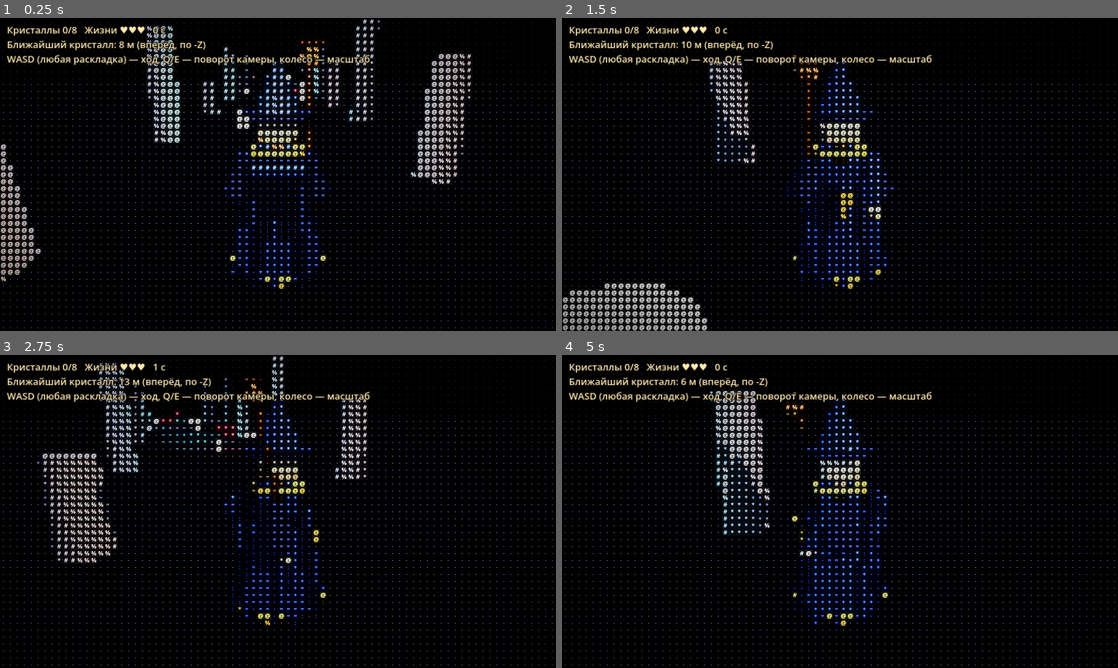
Above: before the commit, frames 1-4 (two rows, left to right).
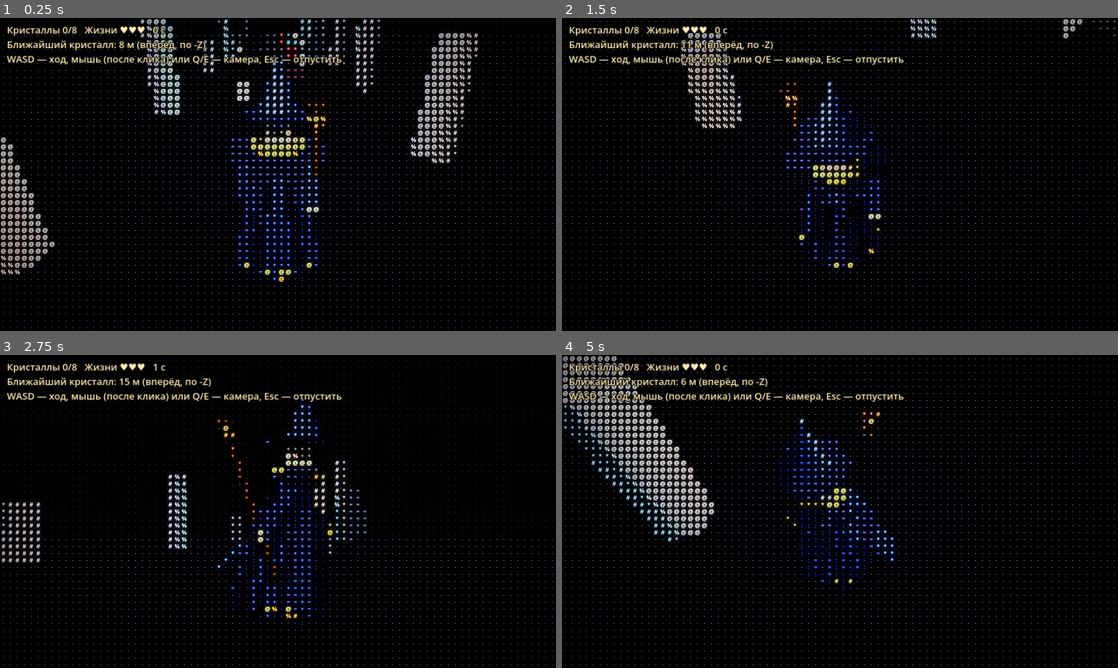
Above: after the commit, the same moments.

Repository: arteick/proxy-test
Game: Godot game, scene res://main.tscn
Same seed, same stepped clock (60 frames per second), same inputs: the game is played once before the commit and once after it.
Inputs (mouse positions are in pixels of both pictures, inside the frame that each line leads up to):
- Up to frame 1 (0.25 s): no input
- Up to frame 2 (1.5 s): tap Enter at 0.5 s; move the mouse to (962, 158) at 0.52 s; hold D 0.53-1.28 s; hold E 0.53-1.28 s; click (962, 158) at 0.67 s; move the mouse to (728, 190) at 1.27 s; hold S from 1.28 s (still down); tap R at 1.35 s; click (728, 190) at 1.42 s
- Up to frame 3 (2.75 s): tap E at 1.55, 2.3 s; move the mouse to (333, 442) at 2.02 s; release S at 2.03 s; hold D from 2.03 s (still down); hold Q from 2.03 s (still down); click (333, 442) at 2.17 s
- Up to frame 4 (5 s): move the mouse to (812, 574) at 2.77 s; release D at 2.78 s; release Q at 2.78 s; hold W 2.78-3.53 s; tap E at 2.85, 4.55 s; click (812, 574) at 2.92 s; move the mouse to (1006, 558) at 3.52 s; hold E 3.53-4.28 s; hold A from 3.53 s (still down); click (1006, 558) at 3.67 s; tap Escape at 4.15 s; move the mouse to (673, 464) at 4.27 s; tap R at 4.35 s; click (673, 464) at 4.42 s

The runs differ from the first frame. In frame 1, 5.9% of the frame differs, in the area x 0-100%, y 0-87%; in frame 2, 7.6%; in frame 3, 8.3%; in frame 4, 8.6%.

Commit message:
Чат: движения мага, посох-опора, плащ-шлейф, камера мышью
Co-Authored-By: Claude Sonnet 5.5 <noreply@anthropic.com>
Claude-Session: https://claude.ai/code/session_018124jEp384KyBVeNmUCPHx

Diff:
--- a/godot/scripts/move.gd
+++ b/godot/scripts/move.gd
@@ -20,3 +20,9 @@
 
 static func step(pos: Vector3, dir: Vector3, speed: float, dt: float, hero_r: float, colliders: Array) -> Vector3:
 	return resolve(pos + dir * speed * dt, hero_r, colliders)
+
+# Поворот камеры от движения мыши: rel — сдвиг в пикселях, pitch ограничен, чтобы камера не уходила под землю и за зенит.
+const PITCH_MIN := -0.15
+const PITCH_MAX := 1.2
+static func look(yaw: float, pitch: float, rel: Vector2, sens: float) -> Vector2:
+	return Vector2(yaw - rel.x * sens, clampf(pitch + rel.y * sens, PITCH_MIN, PITCH_MAX))
--- a/godot/scripts/world.gd
+++ b/godot/scripts/world.gd
@@ -7,6 +7,9 @@
 const FAR := 60.0
 const SPEED := 5.0
 const HERO_R := 0.45
+const CAPE_SEGS := 4
+const CAPE_LEN := 0.42
+const MOUSE_SENS := 0.004
 
 var colliders: Array = []
 var yaw := 0.0
@@ -15,6 +18,14 @@
 var cam: Camera3D
 var key: OmniLight3D
 var hero := Node3D.new()
+var body := Node3D.new()
+var staff := Node3D.new()
+var cape_segs: Array = []
+var cape_lag := 0.0
+var step_phase := 0.0
+var amp := 0.0
+var prev_face := 0.0
+var pitch := 0.45
 var arm_l := Node3D.new(); var arm_r := Node3D.new()
 var leg_l := Node3D.new(); var leg_r := Node3D.new()
 var zoom := 1.0
@@ -135,9 +146,16 @@
 		mi.add_child(l)
 		enemy_nodes.append(mi)
 
+func _box(size: Vector3) -> BoxMesh:
+	var b := BoxMesh.new()
+	b.size = size
+	return b
+
 func _build_hero() -> void:
-	# маг: синяя мантия, остроконечная шляпа, посох в коричневых тонах
+	# маг: угловатый силуэт (плечи, прямоугольные конечности), синяя мантия, шляпа, посох в коричневых тонах.
+	# body — всё, что наклоняется и покачивается при ходьбе; ноги остаются на земле.
 	add_child(hero)
+	hero.add_child(body)
 	var skin := _mat(Color("e8c9a0"), 0.7)
 	var robe := _mat(Color("2a4fc4"), 0.7)
 	var robe_dark := _mat(Color("1b2f7a"), 0.75)
@@ -145,71 +163,92 @@
 	var wood_dark := _mat(Color("4a2e15"), 0.9)
 	var wood_light := _mat(Color("8f6236"), 0.8)
 	var skirt := CylinderMesh.new(); skirt.top_radius = 0.3; skirt.bottom_radius = 0.62; skirt.height = 1.5
-	_mesh(skirt, robe, Vector3(0, 0.8, 0), hero)
-	var torso := CapsuleMesh.new(); torso.radius = 0.34; torso.height = 0.9
-	_mesh(torso, robe, Vector3(0, 1.6, 0), hero)
-	var belt := CylinderMesh.new(); belt.top_radius = 0.36; belt.bottom_radius = 0.36; belt.height = 0.1
-	_mesh(belt, wood_dark, Vector3(0, 1.3, 0), hero)
-	var head := SphereMesh.new(); head.radius = 0.3; head.height = 0.6
-	_mesh(head, skin, Vector3(0, 2.15, 0), hero)
+	skirt.radial_segments = 8
+	_mesh(skirt, robe, Vector3(0, 0.8, 0), body)
+	# торс: широкие плечи, узкая талия
+	_mesh(_box(Vector3(0.74, 0.5, 0.42)), robe, Vector3(0, 1.72, 0), body)
+	_mesh(_box(Vector3(0.52, 0.45, 0.36)), robe_dark, Vector3(0, 1.32, 0), body)
+	_mesh(_box(Vector3(0.56, 0.1, 0.4)), wood_dark, Vector3(0, 1.12, 0), body)
+	# голова: куб с носом и бородой
+	_mesh(_box(Vector3(0.38, 0.44, 0.38)), skin, Vector3(0, 2.18, 0), body)
+	_mesh(_box(Vector3(0.1, 0.12, 0.12)), skin, Vector3(0, 2.14, -0.24), body)
+	var beard := PrismMesh.new(); beard.size = Vector3(0.34, 0.4, 0.1)
+	var bd := _mesh(beard, _mat(Color("d8d8e0"), 0.9), Vector3(0, 1.95, -0.2), body)
+	bd.rotation.x = PI
 	var brim := CylinderMesh.new(); brim.top_radius = 0.5; brim.bottom_radius = 0.5; brim.height = 0.06
-	_mesh(brim, robe_dark, Vector3(0, 2.38, 0), hero)
-	var hat := CylinderMesh.new(); hat.top_radius = 0.0; hat.bottom_radius = 0.34; hat.height = 0.75
-	_mesh(hat, robe, Vector3(0, 2.78, 0), hero)
+	brim.radial_segments = 8
+	_mesh(brim, robe_dark, Vector3(0, 2.42, 0), body)
+	var hat := CylinderMesh.new(); hat.top_radius = 0.0; hat.bottom_radius = 0.32; hat.height = 0.8
+	hat.radial_segments = 6
+	var hat_mi := _mesh(hat, robe, Vector3(0, 2.84, 0), body)
+	hat_mi.rotation.x = 0.12
 	_build_robe_texture(robe, robe_dark)
 	var feet := _mat(Color("2b1d12"), 0.9)
-	for l in [[arm_l, robe, -0.45, 1.8], [arm_r, robe, 0.45, 1.8]]:
+	# руки: левая машет, правая держит посох
+	for l in [[arm_l, -0.5], [arm_r, 0.5]]:
 		var pivot: Node3D = l[0]
-		pivot.position = Vector3(l[2], l[3], 0)
-		hero.add_child(pivot)
-		var cap := CapsuleMesh.new(); cap.radius = 0.12; cap.height = 0.82
-		_mesh(cap, l[1], Vector3(0, -0.4, 0), pivot)
-		var hand := SphereMesh.new(); hand.radius = 0.1; hand.height = 0.2
-		_mesh(hand, skin, Vector3(0, -0.85, 0), pivot)
+		pivot.position = Vector3(l[1], 1.88, 0)
+		body.add_child(pivot)
+		_mesh(_box(Vector3(0.2, 0.8, 0.2)), robe, Vector3(0, -0.4, 0), pivot)
+		_mesh(_box(Vector3(0.14, 0.14, 0.14)), skin, Vector3(0, -0.85, 0), pivot)
 	for l in [[leg_l, -0.2], [leg_r, 0.2]]:
 		var pivot: Node3D = l[0]
-		pivot.position = Vector3(l[1], 0.3, 0)
+		pivot.position = Vector3(l[1], 0.5, 0)
 		hero.add_child(pivot)
-		var boot := CapsuleMesh.new(); boot.radius = 0.12; boot.height = 0.5
-		_mesh(boot, feet, Vector3(0, -0.1, 0), pivot)
-	# посох в правой руке: древко, утолщения и навершие
-	var shaft := CylinderMesh.new(); shaft.top_radius = 0.04; shaft.bottom_radius = 0.05; shaft.height = 2.6
-	_mesh(shaft, wood, Vector3(0, -0.1, -0.05), arm_r)
+		_mesh(_box(Vector3(0.2, 0.55, 0.24)), feet, Vector3(0, -0.22, 0), pivot)
+		_mesh(_box(Vector3(0.22, 0.12, 0.34)), feet, Vector3(0, -0.46, -0.05), pivot)
+	# посох в правой руке: pivot в кисти, наклон задаётся в _animate
+	arm_r.add_child(staff)
+	staff.position = Vector3(0, -0.85, 0)
+	var shaft := CylinderMesh.new(); shaft.top_radius = 0.04; shaft.bottom_radius = 0.05; shaft.height = 2.45
+	shaft.radial_segments = 6
+	_mesh(shaft, wood, Vector3(0, 0.225, 0), staff)
 	var knob := CylinderMesh.new(); knob.top_radius = 0.07; knob.bottom_radius = 0.07; knob.height = 0.12
-	_mesh(knob, wood_dark, Vector3(0, 0.55, -0.05), arm_r)
-	_mesh(knob, wood_dark, Vector3(0, -0.8, -0.05), arm_r)
+	knob.radial_segments = 6
+	_mesh(knob, wood_dark, Vector3(0, 0.7, 0), staff)
+	_mesh(knob, wood_dark, Vector3(0, -0.7, 0), staff)
 	var head_s := SphereMesh.new(); head_s.radius = 0.13; head_s.height = 0.26
-	_mesh(head_s, wood_light, Vector3(0, 1.28, -0.05), arm_r)
+	head_s.radial_segments = 8; head_s.rings = 4
+	_mesh(head_s, wood_light, Vector3(0, 1.35, 0), staff)
 	var claw := TorusMesh.new(); claw.inner_radius = 0.1; claw.outer_radius = 0.17
-	_mesh(claw, wood_dark, Vector3(0, 1.45, -0.05), arm_r)
+	claw.rings = 6; claw.ring_segments = 6
+	_mesh(claw, wood_dark, Vector3(0, 1.52, 0), staff)
 
 func _build_robe_texture(robe: Material, robe_dark: Material) -> void:
-	# «фактура» мантии объёмом: складки и подол вокруг корпуса, плащ сзади, воротник, широкие рукава.
+	# «фактура» мантии объёмом: складки и подол вокруг корпуса, воротник, широкие рукава.
 	# После ASCII-шейдера разная яркость/наклон граней даёт разные символы, а не один цвет.
 	var trim := _mat(Color("d8b44a"), 0.5)
 	for i in 12:
 		var a := TAU * i / 12.0
 		var fold := BoxMesh.new(); fold.size = Vector3(0.1, 1.45, 0.2)
-		var f := _mesh(fold, robe_dark if i % 2 else robe, Vector3(sin(a) * 0.5, 0.78, cos(a) * 0.5), hero)
+		var f := _mesh(fold, robe_dark if i % 2 else robe, Vector3(sin(a) * 0.5, 0.78, cos(a) * 0.5), body)
 		f.basis = Basis(Vector3.UP, a) * Basis(Vector3.RIGHT, -0.2)
 		var tooth := PrismMesh.new(); tooth.size = Vector3(0.3, 0.22, 0.1)
-		var h := _mesh(tooth, trim if i % 3 == 0 else robe_dark, Vector3(sin(a) * 0.66, 0.1, cos(a) * 0.66), hero)
+		var h := _mesh(tooth, trim if i % 3 == 0 else robe_dark, Vector3(sin(a) * 0.66, 0.1, cos(a) * 0.66), body)
 		h.basis = Basis(Vector3.UP, a) * Basis(Vector3.RIGHT, PI)
 	var hem := TorusMesh.new(); hem.inner_radius = 0.58; hem.outer_radius = 0.68
-	_mesh(hem, trim, Vector3(0, 0.12, 0), hero)
-	# плащ: три слоя пластин за спиной (персонаж смотрит в -Z, спина в +Z)
-	for j in 3:
-		var cape := BoxMesh.new(); cape.size = Vector3(0.85 - j * 0.12, 1.5 - j * 0.15, 0.06)
-		var c := _mesh(cape, robe_dark if j % 2 == 0 else robe, Vector3(0, 1.15 - j * 0.04, 0.4 + j * 0.07), hero)
-		c.rotation.x = 0.12 + j * 0.06
+	hem.rings = 8; hem.ring_segments = 6
+	_mesh(hem, trim, Vector3(0, 0.12, 0), body)
+	# плащ-шлейф: цепочка сегментов от плеч; каждый следующий — ребёнок предыдущего,
+	# поэтому изгиб накапливается и низ виляет сильнее верха (персонаж смотрит в -Z, спина в +Z)
+	var parent: Node3D = body
+	for j in CAPE_SEGS:
+		var seg := Node3D.new()
+		seg.position = Vector3(0, 1.92, 0.24) if j == 0 else Vector3(0, -CAPE_LEN, 0)
+		parent.add_child(seg)
+		var cape := _box(Vector3(0.8 - j * 0.07, CAPE_LEN + 0.02, 0.05))
+		_mesh(cape, robe_dark if j % 2 == 0 else robe, Vector3(0, -CAPE_LEN / 2.0, 0), seg)
+		cape_segs.append(seg)
+		parent = seg
 	var collar := TorusMesh.new(); collar.inner_radius = 0.26; collar.outer_radius = 0.42
-	_mesh(collar, trim, Vector3(0, 1.88, 0), hero)
+	collar.rings = 8; collar.ring_segments = 6
+	_mesh(collar, trim, Vector3(0, 1.98, 0), body)
 	var sash := BoxMesh.new(); sash.size = Vector3(0.14, 1.0, 0.04)
-	var sh := _mesh(sash, trim, Vector3(0, 0.95, -0.52), hero)
+	var sh := _mesh(sash, trim, Vector3(0, 0.95, -0.52), body)
 	sh.rotation.x = -0.22
-	for side in [-0.45, 0.45]:
-		var sleeve := CylinderMesh.new(); sleeve.top_radius = 0.14; sleeve.bottom_radius = 0.3; sleeve.height = 0.6
-		_mesh(sleeve, robe_dark, Vector3(side, 1.5, 0), hero).rotation.z = signf(side) * 0.15
+	for side in [-0.5, 0.5]:
+		var sleeve := _box(Vector3(0.3, 0.3, 0.3))
+		_mesh(sleeve, robe_dark, Vector3(side, 1.88, 0), body)
 
 func _build_ascii_pass() -> void:
 	var atlas_vp: SubViewport = SubViewport.new()
@@ -229,6 +268,14 @@
 	cam.add_child(mi)
 
 func _input(e: InputEvent) -> void:
+	# клик захватывает мышь (Esc отпускает) — дальше движение мышки крутит камеру
+	if e is InputEventMouseButton and e.pressed and e.button_index == MOUSE_BUTTON_LEFT:
+		Input.mouse_mode = Input.MOUSE_MODE_CAPTURED
+	if e is InputEventKey and e.pressed and e.physical_keycode == KEY_ESCAPE:
+		Input.mouse_mode = Input.MOUSE_MODE_VISIBLE
+	if e is InputEventMouseMotion and Input.mouse_mode == Input.MOUSE_MODE_CAPTURED:
+		var v := Move.look(yaw, pitch, e.relative, MOUSE_SENS)
+		yaw = v.x; pitch = v.y
 	if e is InputEventMouseButton and e.pressed:
 		if e.button_index == MOUSE_BUTTON_WHEEL_DOWN: zoom = minf(2.2, zoom * 1.06)
 		if e.button_index == MOUSE_BUTTON_WHEEL_UP: zoom = maxf(0.5, zoom * 0.94)
@@ -265,8 +312,35 @@
 		for c in game.crystals:
 			best = minf(best, c.distance_to(Vector2(hero.position.x, hero.position.z)))
 		line += "\nБлижайший кристалл: %d м (вперёд, по -Z)" % int(best)
-		line += "\nWASD (любая раскладка) — ход, Q/E — поворот камеры, колесо — масштаб"
+		line += "\nWASD — ход, мышь (после клика) или Q/E — камера, Esc — отпустить"
 	hud.text = line
+
+func _animate(dt: float) -> void:
+	var turn := angle_difference(prev_face, hero.rotation.y) / maxf(dt, 0.001)
+	prev_face = hero.rotation.y
+	var k := 1.0 if moving else 0.0
+	amp = lerpf(amp, k, minf(1.0, dt * 8.0))
+	step_phase += dt * 9.0 * k
+	var s := sin(step_phase)
+	var c := cos(step_phase)
+	# ноги и левая рука идут в противофазе; корпус кивает на каждом шаге, крутится плечами и кренится
+	leg_l.rotation.x = -s * 0.7 * amp; leg_r.rotation.x = s * 0.7 * amp
+	arm_l.rotation.x = s * 0.5 * amp
+	body.position.y = absf(c) * 0.09 * amp
+	body.rotation.x = -0.14 * amp
+	body.rotation.y = s * 0.14 * amp
+	body.rotation.z = -s * 0.05 * amp
+	# правая рука держит посох: вынесена вперёд, посох упирается в землю впереди и качается с шагом
+	arm_r.rotation.x = lerpf(-0.3, -0.45, amp)
+	var tilt := lerpf(0.05, 0.4 + c * 0.12, amp)
+	staff.rotation.x = tilt - arm_r.rotation.x
+	# шлейф: пружина по скорости поворота героя (влево-вправо) + волна вдоль ткани при ходьбе
+	cape_lag = lerpf(cape_lag, clampf(-turn * 0.06, -0.8, 0.8), minf(1.0, dt * 6.0))
+	for i in cape_segs.size():
+		var seg: Node3D = cape_segs[i]
+		seg.rotation.x = -0.04 - 0.16 * amp
+		seg.rotation.y = cape_lag * 0.5 + sin(t * 6.0 - i * 0.9) * 0.16 * amp
+		seg.rotation.z = cape_lag * 0.35 + sin(t * 6.0 - i * 0.9 + 1.2) * 0.1 * amp
 
 func _process(dt: float) -> void:
 	t += dt
@@ -279,12 +353,11 @@
 	if moving:
 		hero.position = Move.step(hero.position, dir, SPEED, dt, HERO_R, colliders)
 		hero.rotation.y = lerp_angle(hero.rotation.y, atan2(-dir.x, -dir.z), minf(1.0, dt * 12.0))
-	var swing := sin(t * 9.0) * 0.6 if moving else 0.0
-	arm_l.rotation.x = swing; arm_r.rotation.x = -swing
-	leg_l.rotation.x = -swing; leg_r.rotation.x = swing
+	_animate(dt)
 	var base := hero.position
 	var m := get_viewport().get_mouse_position() / Vector2(get_viewport().get_visible_rect().size)
+	if Input.mouse_mode == Input.MOUSE_MODE_CAPTURED: m = Vector2(0.5, 0.4)
 	key.position = base + Vector3((m.x - 0.5) * 12.0, 1.2 + (1.0 - m.y) * 5.0, 2.0 + sin(t * 0.7))
-	cam.position = base + Vector3(0, 2.0 * zoom + 1.0, 4.6 * zoom).rotated(Vector3.UP, yaw)
+	cam.position = base + Vector3(0, 1.5, 0) + Vector3(0, 0, 5.0 * zoom).rotated(Vector3.RIGHT, -pitch).rotated(Vector3.UP, yaw)
 	cam.look_at(base + Vector3(0, 1.5, 0))
 	_update_game(dt)
--- a/godot/tests/run.gd
+++ b/godot/tests/run.gd
@@ -24,6 +24,9 @@
 	var p := Move.step(Vector3(0, 0, 3), Vector3(0, 0, -1), 2.0, 1.0, 0.5, wall)
 	check(p.z >= 1.5 - 0.001, "коллизия: не заходит в колонну")
 	check(Move.step(Vector3(5, 0, 5), Vector3(1, 0, 0), 2.0, 0.5, 0.5, wall).x == 6.0, "движение без препятствий")
+	var lk := Move.look(0.0, 0.5, Vector2(100, 0), 0.01)
+	check(is_equal_approx(lk.x, -1.0) and is_equal_approx(lk.y, 0.5), "камера: мышь вправо поворачивает yaw")
+	check(is_equal_approx(Move.look(0.0, 0.5, Vector2(0, 1000), 0.01).y, Move.PITCH_MAX) and is_equal_approx(Move.look(0.0, 0.5, Vector2(0, -1000), 0.01).y, Move.PITCH_MIN), "камера: наклон ограничен")
 	var g := Game.new(7)
 	check(g.crystals.size() == Game.CRYSTALS and g.enemies.size() == Game.ENEMIES, "игра: старт, кристаллы и тени")
 	check(Game.new(7).crystals == g.crystals and Game.new(8).crystals != g.crystals, "игра: seed детерминирован")
Not shown, changed: docs/MEMORY.md
Not shown, changed: docs/PROGRESS.md
Not shown, added: docs/chat/20261026-023107-9m6s.md
